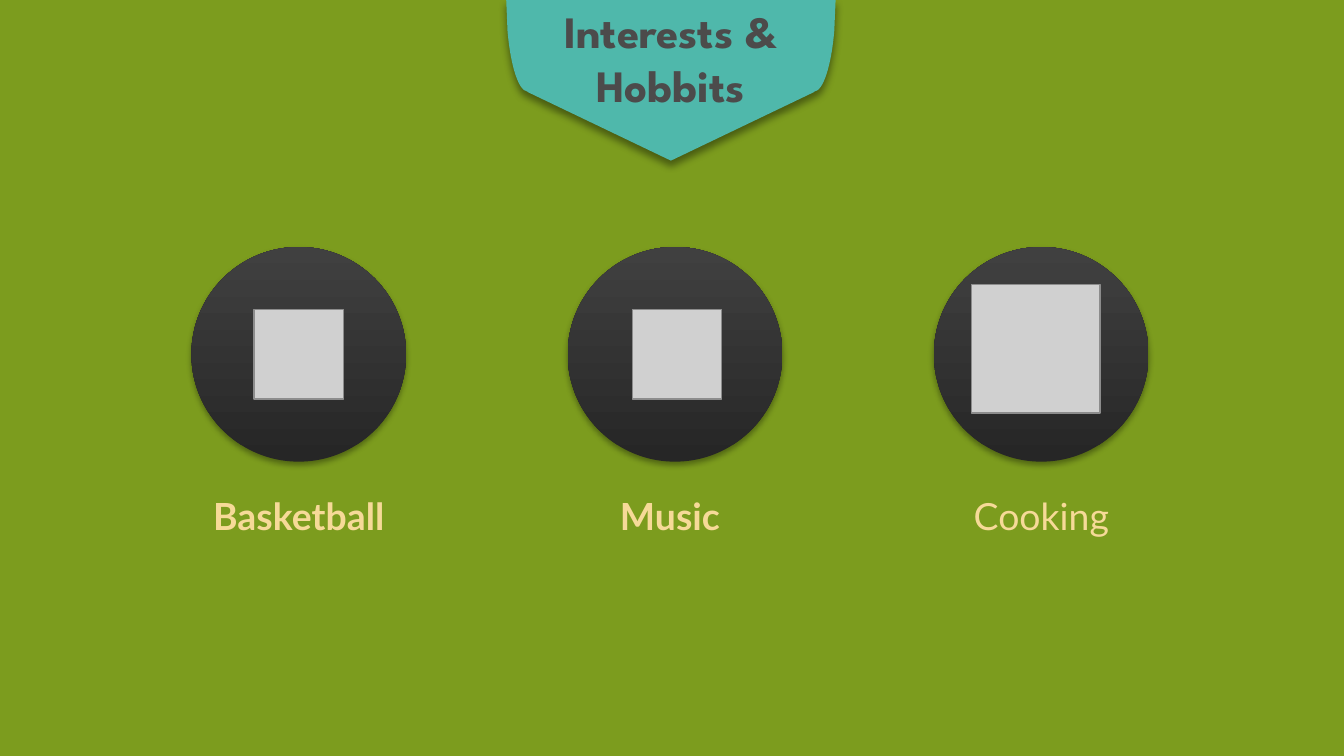
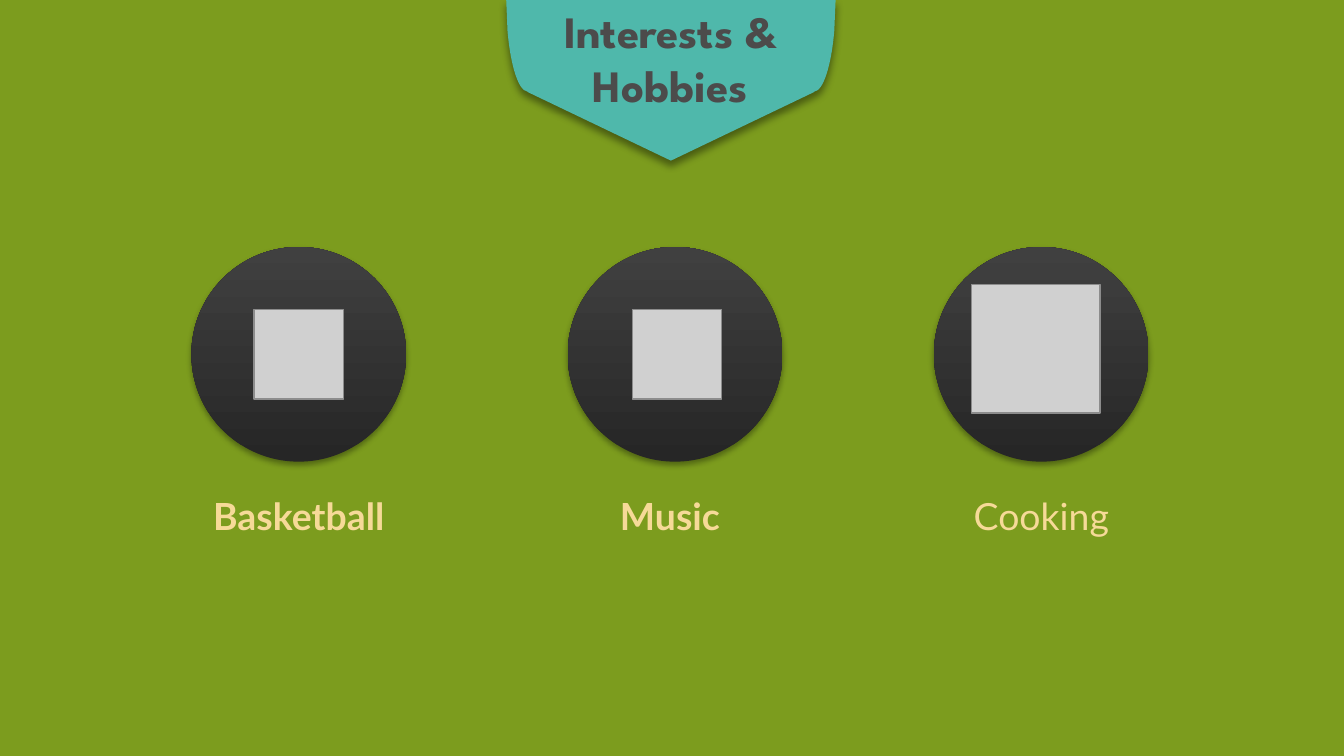
Before and after one commit to yhc1994/Arduino-Pong, a slide deck: slide 4 of HAOCHENYANG.pptx. Drawn at 1344x756 pixels with LibreOffice and Linux fonts; fonts in the diff are those of the drawing; grey boxes stand for pictures. Boxes give left, top, right and bottom in pixels: in the first picture for what was removed or moved away, otherwise in the second. Text is boxed around its words. In the diff, an @@ line names an element or a change of style, - is before the commit and + after.

```diff
--- a/HAOCHENYANG.pptx
+++ b/HAOCHENYANG.pptx
@@ text at <box>593,71,748,103</box>: text changed @@
-Hobbits
+Hobbies
```
